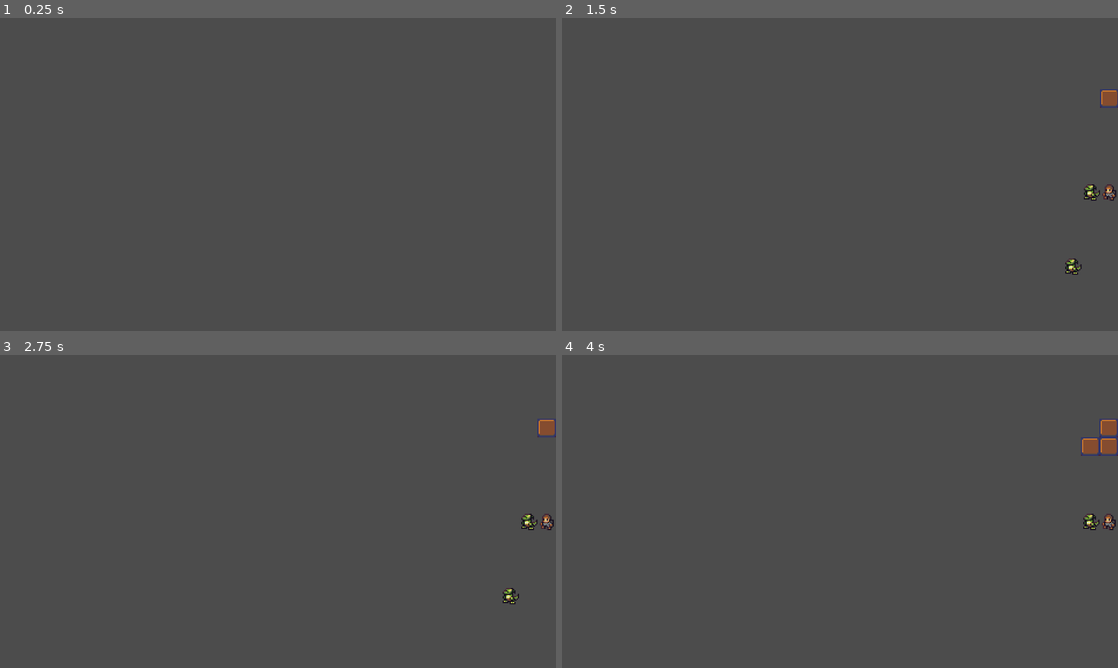
Above: before the commit, frames 1-4 (two rows, left to right).
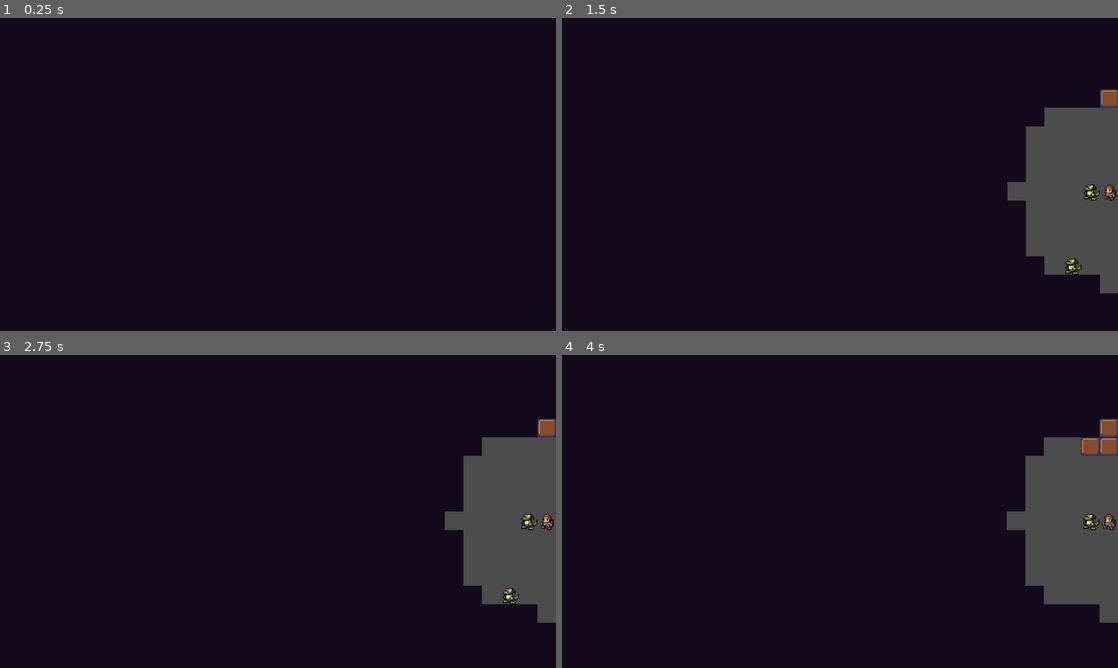
Above: after the commit, the same moments.

Repository: deengames-prototypes/android-roguelike
Game: Godot game, scene res://CoreGame.tscn
Same seed, same stepped clock (60 frames per second), same inputs: the game is played once before the commit and once after it.
Inputs:
- Up to frame 1 (0.25 s): no input
- Up to frame 2 (1.5 s): hold D (move_right) 0.53-1.28 s; hold S (move_down) from 1.28 s (still down)
- Up to frame 3 (2.75 s): release S (move_down) at 2.03 s; hold D (move_right) from 2.03 s (still down)
- Up to frame 4 (4 s): tap Enter at 2.75 s; release D (move_right) at 2.78 s; hold W (move_up) 2.78-3.53 s; hold A (move_left) from 3.53 s (still down)

The runs differ from the first frame. In frame 1, 100% of the frame differs, in the area x 0-100%, y 0-100%; in frame 2, 91%; in frame 3, 91%; in frame 4, 91%.

Commit message:
"Fog of war" blankets the dungeon

Diff:
--- a/src/Scenes/Tilesets/DungeonTileset.tres
+++ b/src/Scenes/Tilesets/DungeonTileset.tres
@@ -13,3 +13,13 @@
 0/navigation_offset = Vector2( 0, 0 )
 0/shapes = [  ]
 0/z_index = 0
+1/name = "Fog"
+1/texture = ExtResource( 1 )
+1/tex_offset = Vector2( 0, 0 )
+1/modulate = Color( 1, 1, 1, 1 )
+1/region = Rect2( 0, 64, 32, 32 )
+1/tile_mode = 0
+1/occluder_offset = Vector2( 0, 0 )
+1/navigation_offset = Vector2( 0, 0 )
+1/shapes = [  ]
+1/z_index = 0
--- a/src/Scenes/Tilesets/DungeonTileset.tscn
+++ b/src/Scenes/Tilesets/DungeonTileset.tscn
@@ -10,3 +10,10 @@
 centered = false
 region_enabled = true
 region_rect = Rect2( 0, 0, 32, 32 )
+
+[node name="Fog" type="Sprite" parent="."]
+position = Vector2( 40, 0 )
+texture = ExtResource( 1 )
+centered = false
+region_enabled = true
+region_rect = Rect2( 0, 64, 32, 32 )
--- a/src/Scripts/Ecs/Systems/DisplaySystem.gd
+++ b/src/Scripts/Ecs/Systems/DisplaySystem.gd
@@ -30,25 +30,30 @@
 	_tiles_tilemap.clear()
 	_entities_tilemap.clear()
 
+	# Fill with FOG. Note that this (expensively!) calculates full FOV every frame (!)
+	# TODO: cache this and only update it if the player moves.
+	for y in range(Constants.TILES_HIGH):
+		for x in range(Constants.TILES_WIDE):
+			if not _is_in_player_fov(x, y):
+				_tiles_tilemap.set_cell(x, y, _tiles_tilemap.tile_set.find_tile_by_name("Fog"))
+
 	for entity in self.entities:
 		var component = entity.get("SpriteComponent")
 		var tilemap = tilemaps_by_name[component.layer]
 
-		if _is_in_player_fov(entity):
+		if _is_in_player_fov(entity.position.x, entity.position.y):
 			var tile_index = tilemap.tile_set.find_tile_by_name(component.tile_name)
 			tilemap.set_cell(entity.position.x, entity.position.y, tile_index)
-		else:
-			tilemap.set_cell(entity.position.x, entity.position.y, -1)
 
-func _is_in_player_fov(entity):
-	if entity.position.x < _player.position.x - _player.sight_radius or \
-		entity.position.y < _player.position.y - _player.sight_radius or \
-		entity.position.x > _player.position.x + _player.sight_radius or \
-		entity.position.y > _player.position.y + _player.sight_radius:
+func _is_in_player_fov(x, y):
+	if x < _player.position.x - _player.sight_radius or \
+		y < _player.position.y - _player.sight_radius or \
+		x > _player.position.x + _player.sight_radius or \
+		y > _player.position.y + _player.sight_radius:
 
 		return false
 
-	return sqrt(pow(entity.position.x - _player.position.x, 2) + pow(entity.position.y - _player.position.y, 2)) <= _player.sight_radius
+	return sqrt(pow(x - _player.position.x, 2) + pow(y - _player.position.y, 2)) <= _player.sight_radius
 
 func on_spawn_entity(entity):
 	if entity.has("PlayerMovementComponent"):
